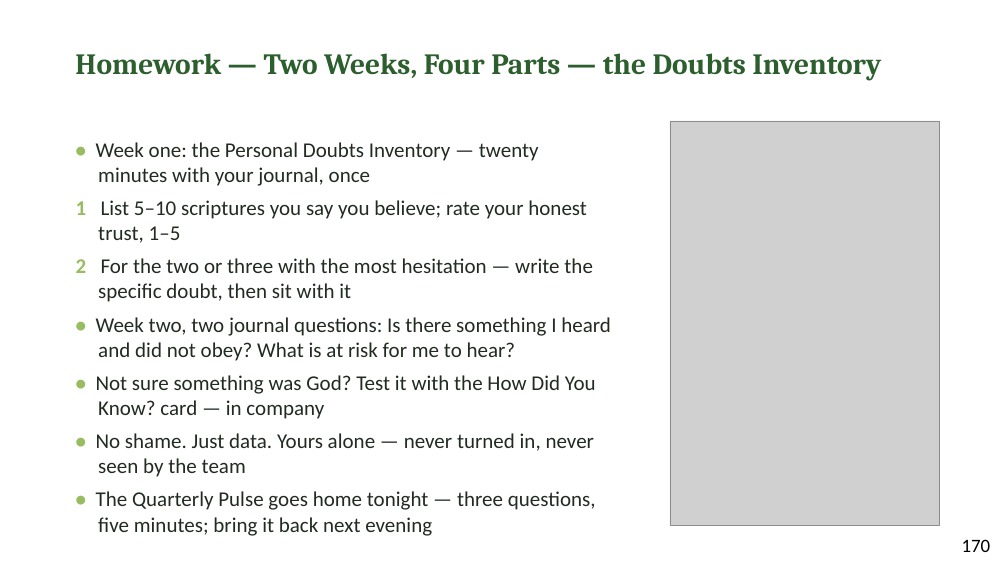
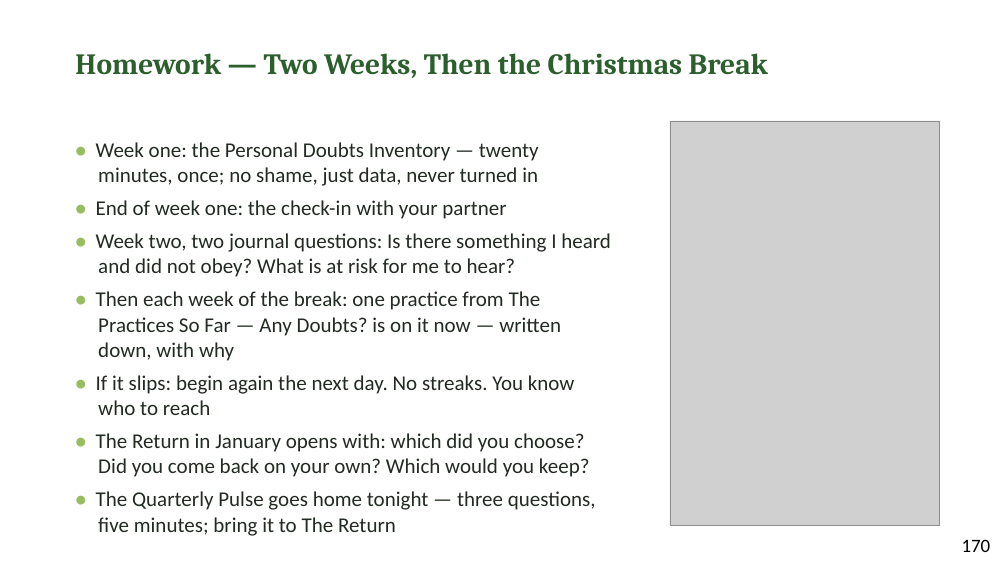
Before and after one commit to jgtittle-ministries/fellowship-of-the-heart-pilot-at-cca-dev, a slide deck: slide 13 of _implementation-notes/evening-series/FotH Evening Session 11 Slides DRAFT v1.pptx. Drawn at 1008x567 pixels with LibreOffice and Linux fonts; fonts in the diff are those of the drawing; grey boxes stand for pictures. Boxes give left, top, right and bottom in pixels: in the first picture for what was removed or moved away, otherwise in the second. Text is boxed around its words. In the diff, an @@ line names an element or a change of style, - is before the commit and + after.

```diff
--- a/_implementation-notes/evening-series/FotH Evening Session 11 Slides DRAFT v1.pptx
+++ b/_implementation-notes/evening-series/FotH Evening Session 11 Slides DRAFT v1.pptx
@@ text at (x1=75, y1=53, x2=768, y2=78): text changed @@
-Homework — Two Weeks, Four Parts — the Doubts Inventory
+Homework — Two Weeks, Then the Christmas Break
@@ text at (x1=96, y1=142, x2=539, y2=219): text changed @@
-• Week one: the Personal Doubts Inventory — twenty minutes with your journal, once
-1 List 5–10 scriptures you say you believe; rate your honest trust, 1–5
-2 For the two or three with the most hesitation — write the specific doubt, then sit with it
+• Week one: the Personal Doubts Inventory — twenty minutes, once; no shame, just data, never turned in
+• End of week one: the check-in with your partner
@@ text at (x1=96, y1=291, x2=596, y2=536): text changed @@
-• Not sure something was God? Test it with the How Did You Know? card — in company
-• No shame. Just data. Yours alone — never turned in, never seen by the team
-• The Quarterly Pulse goes home tonight — three questions, five minutes; bring it back next evening
+• Then each week of the break: one practice from The Practices So Far — Any Doubts? is on it now — written down, with why
+• If it slips: begin again the next day. No streaks. You know who to reach
+• The Return in January opens with: which did you choose? Did you come back on your own? Which would you keep?
+• The Quarterly Pulse goes home tonight — three questions, five minutes; bring it to The Return
```
Also in this commit, not shown: 6 other slides changed, 9 other files.
